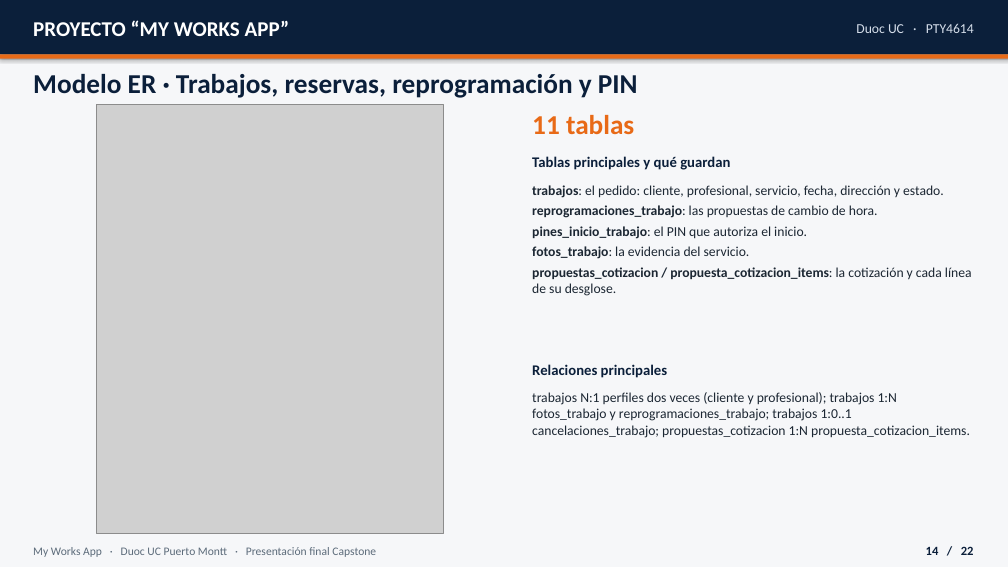
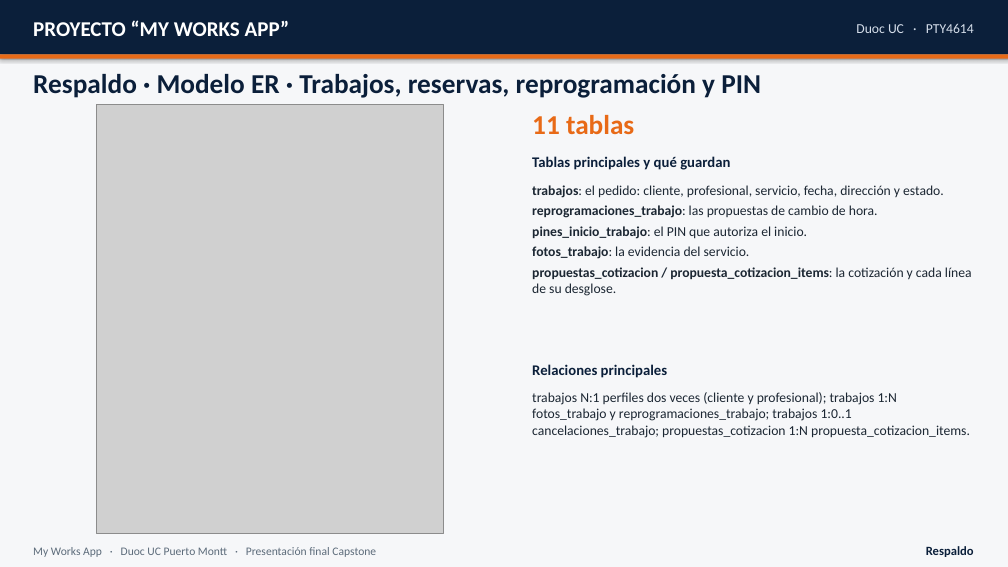
Before and after one commit to MathiasAlejandr0/MyWorksAppProyect, a slide deck: slide 19 of Fase 2/Presentacion_final_MyWorksApp.pptx (slide 14 before the commit). Drawn at 1008x567 pixels with LibreOffice and Linux fonts; fonts in the diff are those of the drawing; grey boxes stand for pictures. Boxes give left, top, right and bottom in pixels: in the first picture for what was removed or moved away, otherwise in the second. Text is boxed around its words. In the diff, an @@ line names an element or a change of style, - is before the commit and + after.

```diff
--- a/Fase 2/Presentacion_final_MyWorksApp.pptx
+++ b/Fase 2/Presentacion_final_MyWorksApp.pptx
@@ text at [33, 74, 761, 98]: text changed @@
-Modelo ER · Trabajos, reservas, reprogramación y PIN
+Respaldo · Modelo ER · Trabajos, reservas, reprogramación y PIN
@@ text at [926, 546, 974, 557]: text changed @@
-14 / 22
+Respaldo
```
Also in this commit, not shown: 20 other slides changed, 5 other files.
